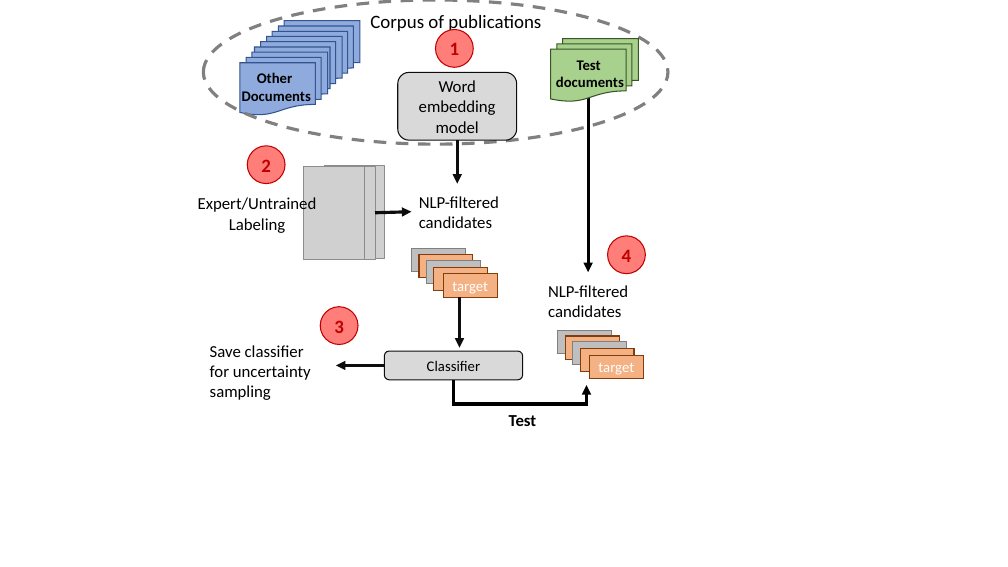
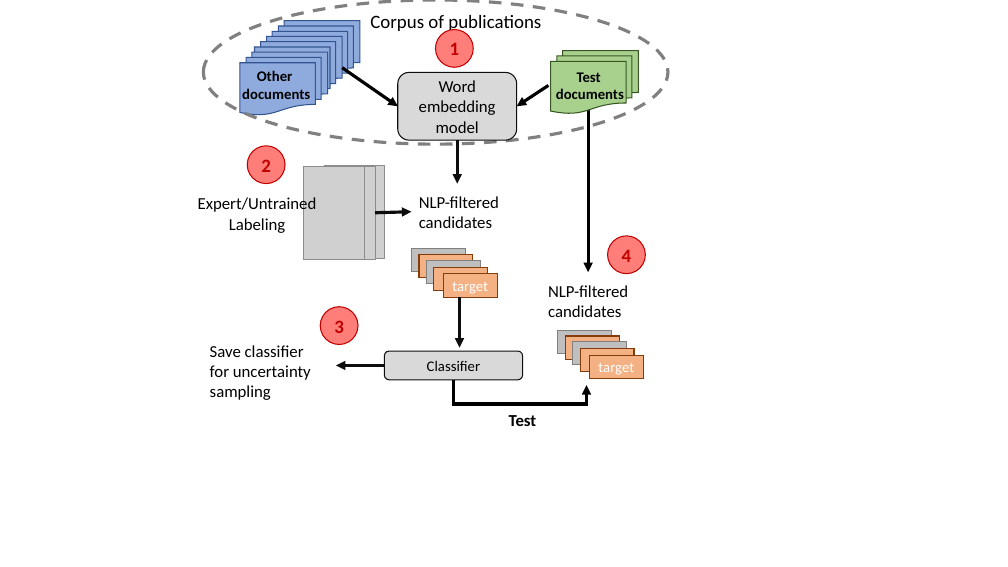
Before and after one commit to rtchoua/activePolyNER, a slide deck: slide 2 of alpolyner.pptx. Drawn at 1008x567 pixels with LibreOffice and Linux fonts; fonts in the diff are those of the drawing; grey boxes stand for pictures. Boxes give left, top, right and bottom in pixels: in the first picture for what was removed or moved away, otherwise in the second. Text is boxed around its words. In the diff, an @@ line names an element or a change of style, - is before the commit and + after.

```diff
--- a/alpolyner.pptx
+++ b/alpolyner.pptx
@@ flow chart multidocument: place and size @@
-flow chart multidocument at bbox=[551, 39, 638, 101]
+flow chart multidocument at bbox=[551, 51, 638, 113]
@@ text at bbox=[242, 88, 310, 99]: text changed @@
-Documents
+documents
@@ arrow added from (343, 68) to (398, 107), #000000 3 pt @@
@@ arrow added from (548, 85) to (517, 107), #000000 3 pt @@
@@ text "Test": place and size @@
-text "Test" at bbox=[556, 60, 624, 92]
+text "Test" at bbox=[556, 72, 624, 104]
```
Also in this commit, not shown: 1 other slide changed, 2 other files.
